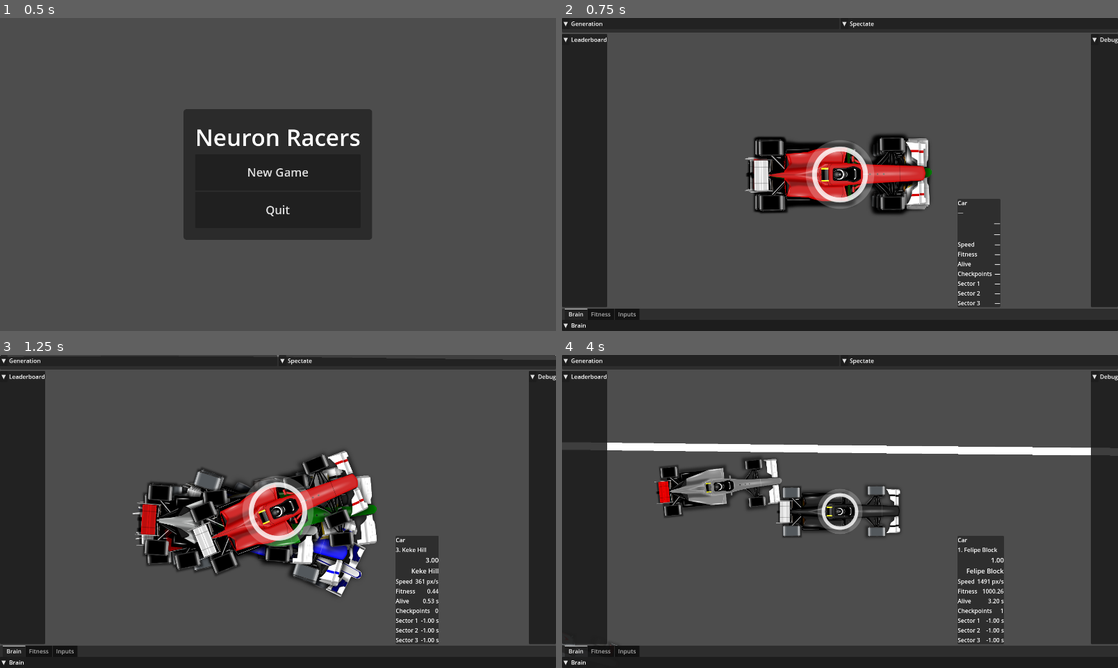
Above: before the commit, frames 1-4 (two rows, left to right).
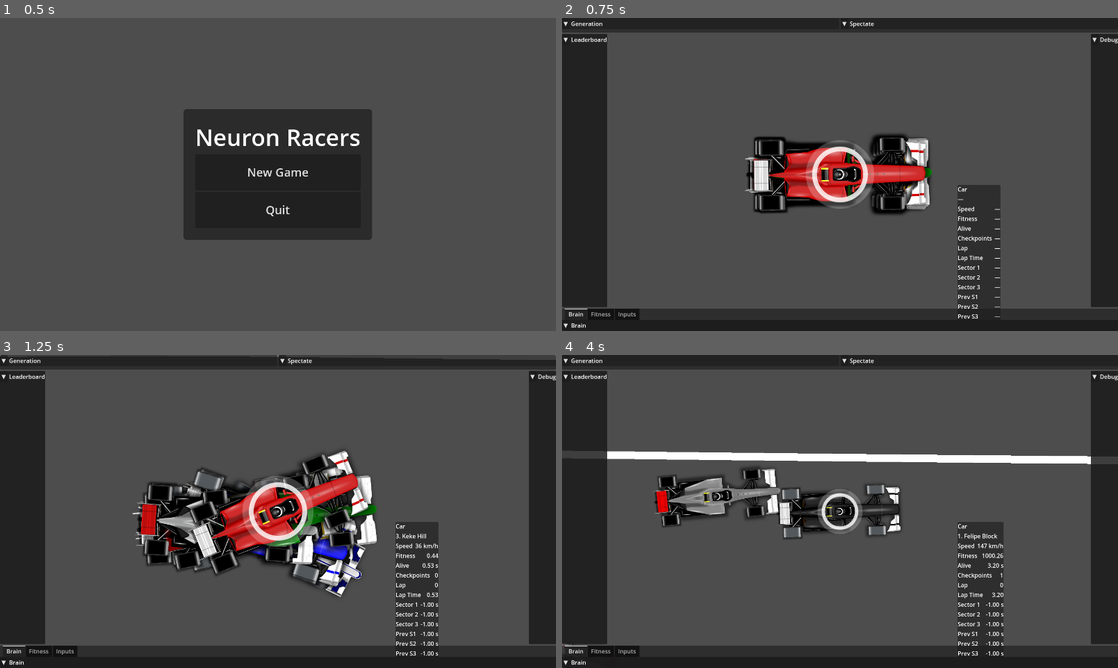
Above: after the commit, the same moments.

Repository: VitorMPCastro/NeuronRacers
Game: Godot game, scene res://scenes/ui/mainMenu.tscn
The game is run twice, just before and just after one commit, with the same random seed, the same clock (stepped at 60 frames per second) and the same inputs.
Inputs (mouse positions are in pixels of both pictures, inside the frame that each line leads up to):
- Up to frame 1 (0.5 s): no input
- Up to frame 2 (0.75 s): click "New Game" at 0.5 s
- Up to frame 3 (1.25 s): no input
- Up to frame 4 (4 s): tap Enter at 1.25 s; move the mouse to (962, 495) at 1.27 s; hold Up (ui_up) 1.28-2 s; hold Q 1.28-2 s; click (962, 495) at 1.42 s; drag from (728, 527) to (795, 436) at 2.02 s; move the mouse to (895, 442) at 2.77 s; hold Up (ui_up) 2.78-3.5 s; tap N at 2.85 s; drag from (812, 574) to (717, 489) at 3.52 s

Frame 1 is identical in both runs. In frame 2, 1.0% of the frame differs, in the area x 71-79%, y 53-96%; in frame 3, 1.6%; in frame 4, 10%, in the area x 0-100%, y 28-97%.

Commit message:
feat: Enhance race progression and telemetry with new lap and sector timing features

Diff:
--- a/scenes/car.tscn
+++ b/scenes/car.tscn
@@ -111,6 +111,7 @@
 script = ExtResource("1_qt2eu")
 friction_ui = 3.6
 drag_ui = 0.7
+max_speed_forward = 3300.0
 traction_curve = SubResource("Curve_qt2eu")
 use_auto_top_speed = false
 target_top_speed = 3300.0
--- a/scenes/trackScene.tscn
+++ b/scenes/trackScene.tscn
@@ -34,7 +34,7 @@
 mutate_chance = 0.2
 input_layer_neurons = 6
 hidden_layers = PackedInt32Array(12, 12)
-fitness_expression = "(total_checkpoints*1000 + 1000/max(1, distance_to_next_checkpoint))"
+fitness_expression = "(total_checkpoints*1200 + 600/max(1, distance_to_next_checkpoint) + 5000*(1/max(0.5, ps1) + 1/max(0.5, ps2) + 1/max(0.5, ps3)) + 1000*(1/max(0.5, s1) + 1/max(0.5, s2) + 1/max(0.5, s3)) + 8000*(1/max(5, last_lap_time)))"
 
 [node name="CarTelemetry" type="Node2D" parent="GameManager/AgentManager"]
 script = ExtResource("5_4qaac")
--- a/scripts/car/car.gd
+++ b/scripts/car/car.gd
@@ -548,6 +548,11 @@
 	velocity = Vector2.ZERO
 	acceleration = Vector2.ZERO
 	visible = false
+	# Reset fitness/telemetry so pooled cars don't carry over UI values
+	fitness = 0.0
+	time_alive = 0.0
+	total_speed = 0.0
+	car_data.collected_checkpoints = []
 	# Keep alpha restored so next spawn doesn't look "dead"
 	if has_node("Sprite2D"):
 		$Sprite2D.modulate.a = 1.0
--- a/scripts/manager/agentManager.gd
+++ b/scripts/manager/agentManager.gd
@@ -25,6 +25,8 @@
 		_ai_aps = max(0.0, value)
 		_update_ai_timer()
 @export var randomize_car_skins: bool = true
+@export var generation_grace_sec: float = 0.5
+
 
 # NEW: control how we decide NN input size and alignment
 @export var detect_input_size_from_scene: bool = false  # if true, probe car_scene; otherwise use configured input_layer_neurons
@@ -45,7 +47,11 @@
 
 @export_category("Fitness")
 @export var use_custom_fitness: bool = true
-@export var fitness_expression: String = "total_checkpoints*1000 + 1000/max(1, distance_to_next_checkpoint)":
+@export var fitness_expression: String = "(total_checkpoints*1200
+ + 600/max(1, distance_to_next_checkpoint)
+ + 5000*(1/max(0.5, ps1) + 1/max(0.5, ps2) + 1/max(0.5, ps3))
+ + 1000*(1/max(0.5, s1) + 1/max(0.5, s2) + 1/max(0.5, s3))
+ + 8000*(1/max(5, last_lap_time)))":
 	set(value):
 		fitness_expression = value
 		_rebuild_fitness_expression()
@@ -67,6 +73,7 @@
 var best_cars = []
 static var best_speed: int = -1
 var generation = 0
+var _gen_started_at: float = 0.0
 var timer = 0.0
 @onready var gm = self.find_parent("GameManager") as GameManager
 @onready var trackOrigin = gm.find_child("TrackOrigin") as Node2D
@@ -111,7 +118,8 @@
 		return
 	timer += delta
 	get_best_speed()
-	if timer >= generation_time || is_all_cars_dead():
+	var in_grace := (GameManager.global_time - _gen_started_at) < generation_grace_sec
+	if !in_grace and (timer >= generation_time or is_all_cars_dead()):
 		next_generation()
 
 func _on_ai_timer_timeout() -> void:
@@ -226,6 +234,7 @@
 			car = car_scene.instantiate()
 
 		car.reset_for_spawn(base_spawn, 0.0)
+		car.fitness = 0.0  # ensure fresh fitness when reusing pooled cars
 
 		# New pilot and brain
 		var pilot := PilotFactory.create_random_pilot()
@@ -276,6 +285,7 @@
 
 	population_spawned.emit()
 	print("População criada: ", cars.size())
+	_gen_started_at = GameManager.global_time
 
 # Ensure our NN config matches a provided brain (prevents unintended resizes)
 func _align_nn_config_to_brain(b: MLP) -> void:
@@ -302,7 +312,7 @@
 	generation_completed.emit()
 	generation += 1
 	print("Geração: ", generation)
-	var elites = max(1, int(population_size * elitism_percent))   # ensure at least one elite
+	var elites = max(1, int(population_size * elitism_percent))
 	sort_by_fitness()
 	best_cars = cars.slice(0, elites)
 
@@ -312,7 +322,6 @@
 
 	sort_by_fitness()
 
-	# Use queued brains from JSON if present
 	var new_brains: Array = []
 	if !queued_brains_from_json.is_empty():
 		new_brains = queued_brains_from_json.duplicate(true)
@@ -324,15 +333,18 @@
 			if total_fitness > 0.0:
 				parent = weighted_pick(best_cars, total_fitness)
 			else:
-				# All fitness == 0: pick round-robin or random from elites to avoid degenerate selection
 				parent = best_cars[i % best_cars.size()]
-			var brain = mutate(parent.car_data.pilot.brain, required_input)  # supports multi-layer
+			var brain = mutate(parent.car_data.pilot.brain, required_input)
 			new_brains.append(brain)
 
 	print(generation_to_string() if print_debug_generation else "")
 
 	clear_scene()
 	spawn_population(new_brains)
+
+	# IMPORTANT: reset generation timer so we don't immediately trigger next_generation again
+	timer = 0.0
+
 	print(self.get_signal_connection_list("ai_tick").size())
 
 # Faz mutação nos pesos do MLP (supports multi-layer)
@@ -634,30 +646,25 @@
 				if p.get_parent():
 					p.queue_free()
 				c.car_data.pilot = null
-			# Deactivate and pool the car
-			c.prepare_for_pool()
+			# NEW: unregister from RPM and reset before pooling
+			RaceProgressionManager.unregister_car_static(c)
+			if c.has_method("prepare_for_pool"):
+				c.prepare_for_pool()
 			_car_pool.append(c)
 		cars.clear()
-		timer = 0.0
-		return
-
-	# Fallback: free cars
-	for c in cars:
-		if c:
-			# Also disconnect/dump pilot when not pooling
+	else:
+		for c in cars:
+			if c == null: continue
+			# Disconnect pilot
 			if c.car_data and c.car_data.pilot:
 				var p = c.car_data.pilot
 				var cb2: Callable = Callable(p, "notify_ai_tick")
 				if is_connected("ai_tick", cb2):
 					disconnect("ai_tick", cb2)
-				if pilot_retention == "Archive":
-					_archive_pilot(p)
-				if p.get_parent():
-					p.queue_free()
-				c.car_data.pilot = null
+			# NEW: unregister from RPM before freeing
+			RaceProgressionManager.unregister_car_static(c)
 			c.queue_free()
-	cars.clear()
-	timer = 0.0
+		cars.clear()
 
 
 func generation_to_string(options: Dictionary = {
@@ -686,6 +693,9 @@
 	return generation_string
 
 func is_all_cars_dead():
+	# Only true if we actually have cars and all of them are dead
+	if cars.is_empty():
+		return false
 	for car in cars:
 		if !car.crashed:
 			return false
--- a/scripts/manager/raceProgressionManager.gd
+++ b/scripts/manager/raceProgressionManager.gd
@@ -22,6 +22,7 @@
 # NEW: checkpoint awarding arming (prevents burst at generation start)
 @export var cp_arm_time: float = 0.05       # seconds after registration before awarding can start
 @export var cp_arm_distance: float = 8.0    # px of movement after registration before awarding can start
+@export var lap_roll_delay: float = 0.2    # seconds to delay sector roll after lap line
 
 @onready var track: Track = get_node_or_null(track_path) as Track
 @onready var track_data: TrackData = get_node_or_null(track_data_path) as TrackData
@@ -317,48 +318,46 @@
 
 # Detect sector start/end gate crossings using world positions between p0->p1 and cache last sector time
 func _update_sector_crossings_pos(st: Dictionary, p0: Vector2, p1: Vector2, t0: float, t1: float) -> void:
-	if p0 == p1:
-		return
-	if _sec_start_pos.size() == 0 or _sec_end_pos.size() == 0:
-		return
-
+	if _sec_start_pos.is_empty():
+		return
 	var pass_map: Dictionary = st.get("sector_pass", {})
-	var count = max(_sec_start_pos.size(), _sec_end_pos.size()) - 1 # arrays are 1-based sized
-
-	for i in range(1, count + 1):
-		var gpos_s := _sec_start_pos[i]
-		var gdir_s := _sec_start_dir[i]
-		var s0 := gdir_s.dot(p0 - gpos_s)
-		var s1 := gdir_s.dot(p1 - gpos_s)
-		var t_s := -1.0
-		if s0 < 0.0 and s1 >= 0.0 and s1 > s0:
-			var u_s = clamp(-s0 / (s1 - s0), 0.0, 1.0)
-			t_s = lerp(t0, t1, u_s)
-
-		var gpos_e := _sec_end_pos[i]
-		var gdir_e := _sec_end_dir[i]
-		var e0 := gdir_e.dot(p0 - gpos_e)
-		var e1 := gdir_e.dot(p1 - gpos_e)
-		var t_e := -1.0
-		if e0 < 0.0 and e1 >= 0.0 and e1 > e0:
-			var u_e = clamp(-e0 / (e1 - e0), 0.0, 1.0)
-			t_e = lerp(t0, t1, u_e)
-
-		if !pass_map.has(i):
-			pass_map[i] = { "last_start_t": -1.0, "last_end_t": -1.0, "last_time": -1.0 }
-		var rec: Dictionary = pass_map[i]
-		var before_time := float(rec.get("last_time", -1.0))
-
-		if t_s >= 0.0:
-			rec["last_start_t"] = t_s
-			_dbg_print("S" + str(i) + " start@" + str("%.2f" % t_s))
-		if t_e >= 0.0:
-			rec["last_end_t"] = t_e
-		if float(rec.get("last_start_t", -1.0)) >= 0.0 and float(rec.get("last_end_t", -1.0)) >= float(rec.get("last_start_t", -1.0)):
-			rec["last_time"] = float(rec["last_end_t"]) - float(rec["last_start_t"])
-			if debug_sector_timing and rec["last_time"] != before_time:
-				_dbg_print("S" + str(i) + " time=" + str("%.3f" % float(rec["last_time"])) + "s")
-		pass_map[i] = rec
+	var count = max(_sec_start_pos.size(), _sec_end_pos.size())
+	for i1 in range(1, count):
+		var s_pos := _sec_start_pos[i1]
+		var s_dir := _sec_start_dir[i1]
+		var e_pos := _sec_end_pos[i1]
+		var e_dir := _sec_end_dir[i1]
+
+		# Start crossing
+		if s_dir != Vector2.ZERO:
+			var s0 := s_dir.dot(p0 - s_pos)
+			var s1 := s_dir.dot(p1 - s_pos)
+			if s0 < 0.0 and s1 >= 0.0 and s1 > s0:
+				var u = clamp(-s0 / (s1 - s0), 0.0, 1.0)
+				var t_cross = lerp(t0, t1, u)
+				if !pass_map.has(i1):
+					pass_map[i1] = {"last_start_t": -1.0, "last_end_t": -1.0, "last_time": -1.0, "prev_time": -1.0}
+				var rec: Dictionary = pass_map[i1]
+				rec["last_start_t"] = t_cross
+				pass_map[i1] = rec
+
+		# End crossing
+		if e_dir != Vector2.ZERO:
+			var e0 := e_dir.dot(p0 - e_pos)
+			var e1 := e_dir.dot(p1 - e_pos)
+			if e0 < 0.0 and e1 >= 0.0 and e1 > e0:
+				var u2 = clamp(-e0 / (e1 - e0), 0.0, 1.0)
+				var t_cross2 = lerp(t0, t1, u2)
+				if !pass_map.has(i1):
+					pass_map[i1] = {"last_start_t": -1.0, "last_end_t": -1.0, "last_time": -1.0, "prev_time": -1.0}
+				var rec2: Dictionary = pass_map[i1]
+				rec2["last_end_t"] = t_cross2
+				if float(rec2.get("last_start_t", -1.0)) >= 0.0 and t_cross2 >= float(rec2["last_start_t"]):
+					# Update only current-lap time here; do NOT touch prev_time
+					rec2["last_time"] = t_cross2 - float(rec2["last_start_t"])
+					if debug_sector_timing:
+						_dbg_print("S" + str(i1) + " time=" + str("%.3f" % float(rec2["last_time"])) + "s")
+				pass_map[i1] = rec2
 
 	st["sector_pass"] = pass_map
 
@@ -373,7 +372,10 @@
 			st["index"] = _seed_cp_index_from_pos(pos_world)
 		# Prime S1 start if needed (first lap)
 		_prime_first_sector_start_if_needed(st, pos_world, st["prev_time"])
-		# NEW: disarm awarding until next tick (prevents initial burst)
+		# If lap_start_t not set yet, start it now
+		if float(st.get("lap_start_t", -1.0)) < 0.0:
+			st["lap_start_t"] = st["prev_time"]
+		# Disarm awarding until next tick (prevents initial burst)
 		st["cp_armed"] = false
 		st["cp_arm_t0"] = st["prev_time"]
 		car_state[car] = st
@@ -394,9 +396,16 @@
 		"sector_pass": {},
 		"prev_pos_world": (car as Node2D).global_position if car is Node2D else Vector2.ZERO,
 		"prev_time": GameManager.global_time,
-		# NEW: disarm awarding until after first tick
+		# Lap timing
+		"lap_start_t": -1.0,
+		"last_lap_time": -1.0,
+		# Disarm awarding until after first tick
 		"cp_armed": false,
-		"cp_arm_t0": GameManager.global_time
+		"cp_arm_t0": GameManager.global_time,
+		# Pending lap roll state
+		"pending_roll_active": false,
+		"pending_roll_t": -1.0,
+		"pending_roll_due_t": -1.0
 	}
 	if _cp_gate_pos.size() > 0 and car is Node2D:
 		var pos_world := (car as Node2D).global_position
@@ -404,6 +413,9 @@
 		# Prime S1 start if needed (first lap)
 		var st2: Dictionary = car_state[car]
 		_prime_first_sector_start_if_needed(st2, pos_world, st2["prev_time"])
+		# If primed, use that as lap start; else start at prev_time
+		var primed_t := float(st2.get("lap_start_t", -1.0))
+		st2["lap_start_t"] = primed_t if primed_t >= 0.0 else float(st2["prev_time"])
 		car_state[car] = st2
 	_dbg_print("register_car: " + str(car))
 
@@ -436,14 +448,12 @@
 func _prime_first_sector_start_if_needed(st: Dictionary, pos_world: Vector2, t: float) -> void:
 	if _lap_start_sector_index == -1:
 		return
-	# Need prebuilt sector gate geometry
 	if _sec_start_pos.size() == 0 or _sec_start_dir.size() == 0:
 		return
 	var pass_map: Dictionary = st.get("sector_pass", {})
 	if !pass_map.has(_lap_start_sector_index):
-		pass_map[_lap_start_sector_index] = {"last_start_t": -1.0, "last_end_t": -1.0, "last_time": -1.0}
+		pass_map[_lap_start_sector_index] = {"last_start_t": -1.0, "last_end_t": -1.0, "last_time": -1.0, "prev_time": -1.0}
 	var rec: Dictionary = pass_map[_lap_start_sector_index]
-	# Only prime if not set and we are on/after the start gate plane
 	if float(rec.get("last_start_t", -1.0)) < 0.0:
 		var gpos := _sec_start_pos[_lap_start_sector_index]
 		var gdir := _sec_start_dir[_lap_start_sector_index]
@@ -453,6 +463,9 @@
 				rec["last_start_t"] = t
 				pass_map[_lap_start_sector_index] = rec
 				st["sector_pass"] = pass_map
+				# Also use this as lap start if not set
+				if float(st.get("lap_start_t", -1.0)) < 0.0:
+					st["lap_start_t"] = t
 				if debug_sector_timing:
 					_dbg_print("prime S" + str(_lap_start_sector_index) + " start@" + str("%.2f" % t))
 
@@ -462,6 +475,11 @@
 	var st: Dictionary = car_state[car]
 	var prev_pos: Vector2 = st.get("prev_pos_world", new_pos)
 	var prev_t: float = st.get("prev_time", t)
+
+	# If we have a pending sector roll and the delay expired, do it now (even if we don't move)
+	var due := float(st.get("pending_roll_due_t", -1.0))
+	if due >= 0.0 and t >= due:
+		_perform_lap_roll(st)
 
 	# Prime S1 start on first tick if needed (covers lap 0)
 	_prime_first_sector_start_if_needed(st, prev_pos, prev_t)
@@ -521,18 +539,34 @@
 				idx = (idx + 1) % n
 				st["index"] = idx
 
-				# Lap++ when wrapping to 0; stamp sector-1 start time here
+				# Lap++ when wrapping to 0
 				if was_last:
 					var new_lap := lap_before + 1
-					st["lap"] = new_lap
+					# Compute and store last lap time using lap_start_t
+					var lap_start_t := float(st.get("lap_start_t", t_cross))
+					if lap_start_t >= 0.0:
+						st["last_lap_time"] = t_cross - lap_start_t
+					else:
+						st["last_lap_time"] = -1.0
+					# Start next lap timing at the crossing moment
+					st["lap_start_t"] = t_cross
+
+					# Schedule sector roll slightly later to ensure the final sector end was captured
+					st["pending_roll_active"] = true
+					st["pending_roll_t"] = t_cross
+					st["pending_roll_due_t"] = t_cross + max(0.0, lap_roll_delay)
+
+					# Keep priming Sector 1 start at the lap line immediately
 					if _lap_start_sector_index != -1:
 						var pass_map: Dictionary = st.get("sector_pass", {})
 						if !pass_map.has(_lap_start_sector_index):
-							pass_map[_lap_start_sector_index] = {"last_start_t": -1.0, "last_end_t": -1.0, "last_time": -1.0}
+							pass_map[_lap_start_sector_index] = {"last_start_t": -1.0, "last_end_t": -1.0, "last_time": -1.0, "prev_time": -1.0}
 						var rec: Dictionary = pass_map[_lap_start_sector_index]
 						rec["last_start_t"] = t_cross
 						pass_map[_lap_start_sector_index] = rec
 						st["sector_pass"] = pass_map
+
+					st["lap"] = new_lap
 					lap_changed.emit(car, new_lap)
 
 				# Continue in case multiple gates were crossed this frame
@@ -659,6 +693,59 @@
 		if int(e["index"]) == cp_index:
 			return float(e["t"])
 	return -1.0
+
+func _last_sector_index_at_lap() -> int:
+	var count = max(_sec_start_pos.size(), _sec_end_pos.size()) - 1
+	if count <= 0:
+		return -1
+	return (count if _lap_start_sector_index <= 1 else (_lap_start_sector_index - 1))
+
+
+func _perform_lap_roll(st: Dictionary) -> void:
+	var lap_line_t := float(st.get("pending_roll_t", -1.0))
+	if lap_line_t < 0.0:
+		st.erase("pending_roll_t")
+		st.erase("pending_roll_due_t")
+		st.erase("pending_roll_active")
+		return
+
+	var pass_map: Dictionary = st.get("sector_pass", {})
+	var sec_count = max(_sec_start_pos.size(), _sec_end_pos.size()) - 1
+	var last_sec_idx := _last_sector_index_at_lap()
+
+	for i_sec in range(1, sec_count + 1):
+		if !pass_map.has(i_sec):
+			pass_map[i_sec] = {"last_start_t": -1.0, "last_end_t": -1.0, "last_time": -1.0, "prev_time": -1.0}
+		var r: Dictionary = pass_map[i_sec]
+		var cur_time := float(r.get("last_time", -1.0))
+
+		# Fallback: if last sector didn't close, compute it up to the lap line
+		if i_sec == last_sec_idx and cur_time < 0.0:
+			var s_t := float(r.get("last_start_t", -1.0))
+			if s_t >= 0.0 and lap_line_t >= s_t:
+				cur_time = lap_line_t - s_t
+
+		# Roll to previous lap
+		r["prev_time"] = cur_time
+
+		# Clear current-lap timing
+		r["last_time"] = -1.0
+		r["last_start_t"] = -1.0
+		r["last_end_t"] = -1.0
+		pass_map[i_sec] = r
+
+	# Prime S1 start for the new lap at the lap line
+	if _lap_start_sector_index != -1:
+		var rec_s1: Dictionary = pass_map.get(_lap_start_sector_index, {"last_start_t": -1.0, "last_end_t": -1.0, "last_time": -1.0, "prev_time": -1.0})
+		rec_s1["last_start_t"] = lap_line_t
+		pass_map[_lap_start_sector_index] = rec_s1
+
+	st["sector_pass"] = pass_map
+
+	# Clear pending flags
+	st.erase("pending_roll_t")
+	st.erase("pending_roll_due_t")
+	st.erase("pending_roll_active")
 
 func get_time_between_indices(car: Node, idx_a: int, idx_b: int) -> float:
 	if track_length <= 0.0 or not car_state.has(car) or track_data == null:
@@ -688,31 +775,54 @@
 	var t_b := _interp_crossing_time(samples, target_b)
 	return (t_b - t_a) if t_b >= 0.0 else -1.0
 
+func get_lap(car: Node) -> int:
+	if car_state.has(car):
+		return int(car_state[car].get("lap", 0))
+	return 0
+
 func get_sector_time(car: Node, sector_index_1based: int) -> float:
+	if car_state.has(car):
+		var pass_map: Dictionary = car_state[car].get("sector_pass", {})
+		if pass_map.has(sector_index_1based):
+			return float(pass_map[sector_index_1based].get("last_time", -1.0))
+	return -1.0
+
+func get_sector_time_prev(car: Node, sector_index_1based: int) -> float:
+	if car_state.has(car):
+		var pass_map: Dictionary = car_state[car].get("sector_pass", {})
+		if pass_map.has(sector_index_1based):
+			return float(pass_map[sector_index_1based].get("prev_time", -1.0))
+	return -1.0
+
+static func get_lap_static(car: Node) -> int:
+	return _singleton.get_lap(car) if _singleton else 0
+
+static func get_sector_time_static(car: Node, sector_index_1based: int) -> float:
+	return _singleton.get_sector_time(car, sector_index_1based) if _singleton else -1.0
+
+static func get_sector_time_prev_static(car: Node, sector_index_1based: int) -> float:
+	return _singleton.get_sector_time_prev(car, sector_index_1based) if _singleton else -1.0
+
+func get_lap_time(car: Node) -> float:
+	# Elapsed time since lap_start_t; -1 if unknown
 	if not car_state.has(car):
-		if debug_sector_timing:
-			_dbg_print("get_sector_time: car not registered")
 		return -1.0
 	var st = car_state[car]
-	var pass_map: Dictionary = st.get("sector_pass", {})
-	if pass_map.has(sector_index_1based):
-		var lt := float(pass_map[sector_index_1based].get("last_time", -1.0))
-		if lt >= 0.0:
-			return lt
-		else:
-			if debug_sector_timing:
-				_dbg_print("get_sector_time: S" + str(sector_index_1based) + " cached=-1, falling back")
-	# Fallback (interpolation)
-	if track_data == null or track_data.sectors.is_empty():
+	var t0 = float(st.get("lap_start_t", -1.0))
+	if t0 < 0.0:
 		return -1.0
-	var key := "Sector_%d" % sector_index_1based
-	if not track_data.sectors.has(key):
+	return GameManager.global_time - t0
+
+func get_last_lap_time(car: Node) -> float:
+	if not car_state.has(car):
 		return -1.0
-	var sec: Sector = track_data.sectors[key]
-	var v := (get_time_between_indices(car, sec.start_index, sec.end_index))
-	if debug_sector_timing and v < 0.0:
-		_dbg_print("get_sector_time: S" + str(sector_index_1based) + " fallback=-1 (not enough samples yet)")
-	return v
+	return float(car_state[car].get("last_lap_time", -1.0))
+
+static func get_lap_time_static(car: Node) -> float:
+	return _singleton.get_lap_time(car) if _singleton else -1.0
+
+static func get_last_lap_time_static(car: Node) -> float:
+	return _singleton.get_last_lap_time(car) if _singleton else -1.0
 
 func _interp_crossing_time(samples: Array, target: float) -> float:
 	# Samples are ordered by time; find segment that crosses target (prev.p <= target <= cur.p)
@@ -738,9 +848,6 @@
 static func get_time_between_indices_static(car: Node, idx_a: int, idx_b: int) -> float:
 	return _singleton.get_time_between_indices(car, idx_a, idx_b) if _singleton else -1.0
 
-static func get_sector_time_static(car: Node, sector_index_1based: int) -> float:
-	return _singleton.get_sector_time(car, sector_index_1based) if _singleton else -1.0
-
 # NEW: detect sector gate crossings and cache last sector time
 func _update_sector_crossings(st: Dictionary, p0: float, t0: float, p1: float, t1: float) -> void:
 	if p1 <= p0:
@@ -768,6 +875,7 @@
 				if debug_sector_timing and rec["last_time"] != before_time:
 					_dbg_print("S" + str(idx) + " time=" + str("%.3f" % float(rec["last_time"])) + "s")
 		pass_map[idx] = rec
+
 	st["sector_pass"] = pass_map
 
 # Compute first crossing time of a gate 'base' (in [0,L)) between p0 and p1 (absolute monotonic progress)
--- a/scripts/telemetry/dataBroker.gd
+++ b/scripts/telemetry/dataBroker.gd
@@ -18,16 +18,22 @@
 	if provider == null or path.is_empty():
 		return null
 
-	# Fast paths (no reflection)
+	# Fast paths
 	if provider is Car:
 		match path:
+			"lap": return RaceProgressionManager.get_lap_static(provider)
+			"lap_time": return RaceProgressionManager.get_lap_time_static(provider)
+			"speed_kmh": return (provider as Car).velocity.length() / 10.0
+			"get_sector_time(1)": return RaceProgressionManager.get_sector_time_static(provider, 1)
+			"get_sector_time(2)": return RaceProgressionManager.get_sector_time_static(provider, 2)
+			"get_sector_time(3)": return RaceProgressionManager.get_sector_time_static(provider, 3)
+			"get_sector_time_prev(1)": return RaceProgressionManager.get_sector_time_prev_static(provider, 1)
+			"get_sector_time_prev(2)": return RaceProgressionManager.get_sector_time_prev_static(provider, 2)
+			"get_sector_time_prev(3)": return RaceProgressionManager.get_sector_time_prev_static(provider, 3)
 			"car_data.fitness": return (provider as Car).fitness
 			"car_data.time_alive": return (provider as Car).time_alive
 			"total_checkpoints": return RaceProgressionManager.get_checkpoint_count_static(provider)
 			"distance_to_next_checkpoint": return RaceProgressionManager.get_distance_to_next_checkpoint_static(provider)
-			"get_sector_time(1)": return (provider as Car).get_sector_time(1)
-			"get_sector_time(2)": return (provider as Car).get_sector_time(2)
-			"get_sector_time(3)": return (provider as Car).get_sector_time(3)
 			"speed", "velocity.length", "velocity.length()": return (provider as Car).velocity.length()
 			"velocity.x": return (provider as Car).velocity.x
 			"velocity.y": return (provider as Car).velocity.y
--- a/scripts/ui/data/dataFieldDef.gd
+++ b/scripts/ui/data/dataFieldDef.gd
@@ -16,26 +16,10 @@
 static func make_default_car_fields() -> Array[DataFieldDef]:
 	var arr: Array[DataFieldDef] = []
 
-	var f_rank := DataFieldDef.new()
-	f_rank.title = "#"
-	f_rank.query_path = "#rank"            # special
-	f_rank.show_title = false
-	f_rank.align_right = true
-	f_rank.font_size = 18
-	arr.append(f_rank)
-
-	var f_name := DataFieldDef.new()
-	f_name.title = "Pilot"
-	f_name.query_path = "car_data.pilot.get_full_name()"
-	f_name.show_title = false
-	f_name.font_size = 18
-	f_name.weight = 2.0
-	arr.append(f_name)
-
 	var f_speed := DataFieldDef.new()
 	f_speed.title = "Speed"
-	f_speed.query_path = "speed"           # DataBroker fast path
-	f_speed.suffix = " px/s"
+	f_speed.query_path = "speed_kmh"           # DataBroker fast path
+	f_speed.suffix = " km/h"
 	f_speed.decimals = 0
 	arr.append(f_speed)
 
@@ -58,25 +42,34 @@
 	f_checks.decimals = 0
 	arr.append(f_checks)
 
-	var f_sec1 := DataFieldDef.new()
-	f_sec1.title = "Sector 1"
-	f_sec1.query_path = "get_sector_time(1)"
-	f_sec1.suffix = " s"
-	f_sec1.decimals = 2
-	arr.append(f_sec1)
+	var f_lap := DataFieldDef.new()
+	f_lap.title = "Lap"
+	f_lap.query_path = "lap"
+	f_lap.decimals = 0
+	arr.append(f_lap)
 
-	var f_sec2 := DataFieldDef.new()
-	f_sec2.title = "Sector 2"
-	f_sec2.query_path = "get_sector_time(2)"
-	f_sec2.suffix = " s"
-	f_sec2.decimals = 2
-	arr.append(f_sec2)
+	var f_lap_time := DataFieldDef.new()
+	f_lap_time.title = "Lap Time"
+	f_lap_time.query_path = "lap_time"
+	f_lap_time.decimals = 2
+	arr.append(f_lap_time)
 
-	var f_sec3 := DataFieldDef.new()
-	f_sec3.title = "Sector 3"
-	f_sec3.query_path = "get_sector_time(3)"
-	f_sec3.suffix = " s"
-	f_sec3.decimals = 2
-	arr.append(f_sec3)
+	# Current lap sector times
+	for i in range(1, 4):
+		var f := DataFieldDef.new()
+		f.title = "Sector %d" % i
+		f.query_path = "get_sector_time(%d)" % i
+		f.suffix = " s"
+		f.decimals = 2
+		arr.append(f)
+
+	# Previous lap sector times
+	for i in range(1, 4):
+		var fp := DataFieldDef.new()
+		fp.title = "Prev S%d" % i
+		fp.query_path = "get_sector_time_prev(%d)" % i
+		fp.suffix = " s"
+		fp.decimals = 2
+		arr.append(fp)
 
 	return arr
